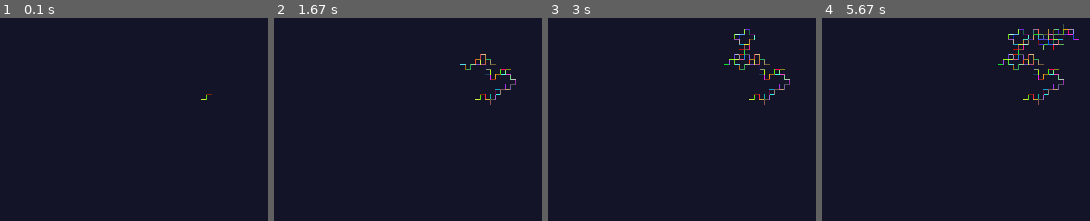
Above: before the commit, frames 1-4 (left to right).
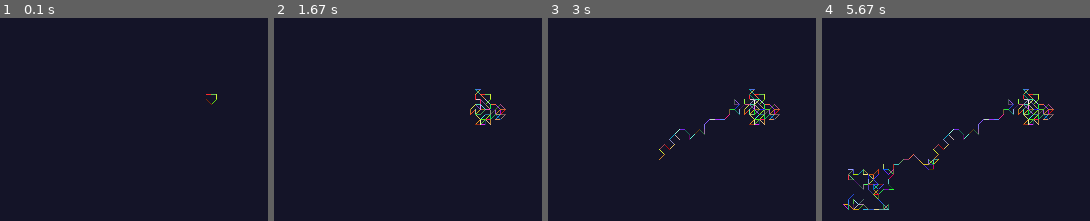
Above: after the commit, the same moments.

Repository: spacekitcat/pygame-random-walk
Game: pygame game, started from main.py
Same seed, same stepped clock (60 frames per second), same inputs: the game is played once before the commit and once after it.
Inputs:
- Up to frame 1 (0.1 s): no input
- Up to frame 2 (1.67 s): no input
- Up to frame 3 (3 s): no input
- Up to frame 4 (5.67 s): no input

The runs differ from the first frame. In frame 1, less than 0.1% of the frame differs, in the area x 75-81%, y 37-43%; in frame 2, 1.0%; in frame 3, 1.6%; in frame 4, 2.9%, in the area x 7-96%, y 2-95%.

Commit message:
feat: making the program work with 8 directions rather than just 4. Simplifying the ode to move away from explicit directions to vectors

Diff:
--- a/main.py
+++ b/main.py
@@ -9,46 +9,31 @@
 def is_exit_key(e):
   return e.type == pg.KEYUP and (e.key == pg.K_ESCAPE or e.key == pg.K_q)
 
-class Direction(Enum):
-  North = 0,
-  East = 1,
-  South = 2,
-  West = 3
-
-def draw_line(origin, direction, length, color):
-  destination = None
-  if direction == Direction.North:
-    destination = (origin[0], origin[1] + length)
-  elif direction == Direction.East:
-    destination = (origin[0] + length, origin[1])
-  elif direction == Direction.South:
-    destination = (origin[0], origin[1] - length)
-  elif direction == Direction.West:
-    destination = (origin[0] - length, origin[1])
-
-  pg.draw.line(pg.display.get_surface(), color, origin, destination, 1)
-
-  return destination
-
-def choose_random_direction(origin, previous):
-  choices = []
-
-  if origin[0] > 0 and not previous == Direction.West:
-    choices.append(Direction.West)
-
-  if origin[0] < WINSIZE[0] and not previous == Direction.East:
-    choices.append(Direction.East)
-
-  if origin[1] < WINSIZE[1] and not previous == Direction.North:
-    choices.append(Direction.North)
-
-  if origin[1] > 0 and not previous == Direction.South:
-    choices.append(Direction.South)
-
-  return random.choice(choices)
-
 def choose_random_color():
   return list(np.random.choice(range(256), size=3))
+
+def generate_random_direction(origin):
+  x_choices = [0]
+  y_choices = [0]
+
+  if origin[0] > 0:
+    x_choices.append(-1)
+
+  if (origin[0] < WINSIZE[0]):
+    x_choices.append(1)
+
+  if origin[1] > 0:
+    y_choices.append(-1)
+
+  if (origin[1] < WINSIZE[1]):
+    y_choices.append(1)
+
+  return [np.random.choice(x_choices), np.random.choice(y_choices)]
+
+def draw_direction(origin, direction, length, color):
+  destination = np.add(origin, np.multiply(direction, length))
+  pg.draw.line(pg.display.get_surface(), color, origin, tuple(destination), 1)
+  return destination
 
 def main():
   random.seed()
@@ -61,11 +46,10 @@
   screen.fill(black)
 
   done = 0
-  origin = (WINSIZE[0] / 2, WINSIZE[1] / 2)
-  direction = choose_random_direction(origin, None)
+  origin = [WINSIZE[0] / 2, WINSIZE[1] / 2]
   while not done:
-    origin = draw_line(origin, direction, 5,  choose_random_color())
-    direction = choose_random_direction(origin, direction)
+    direction = generate_random_direction(origin)
+    origin = draw_direction(origin, direction, 5,  choose_random_color())
     pg.display.update()
     for e in pg.event.get():
       if e.type == pg.QUIT or is_exit_key(e):
Not shown, changed: README.md
Binary file changed: images/demo.png
